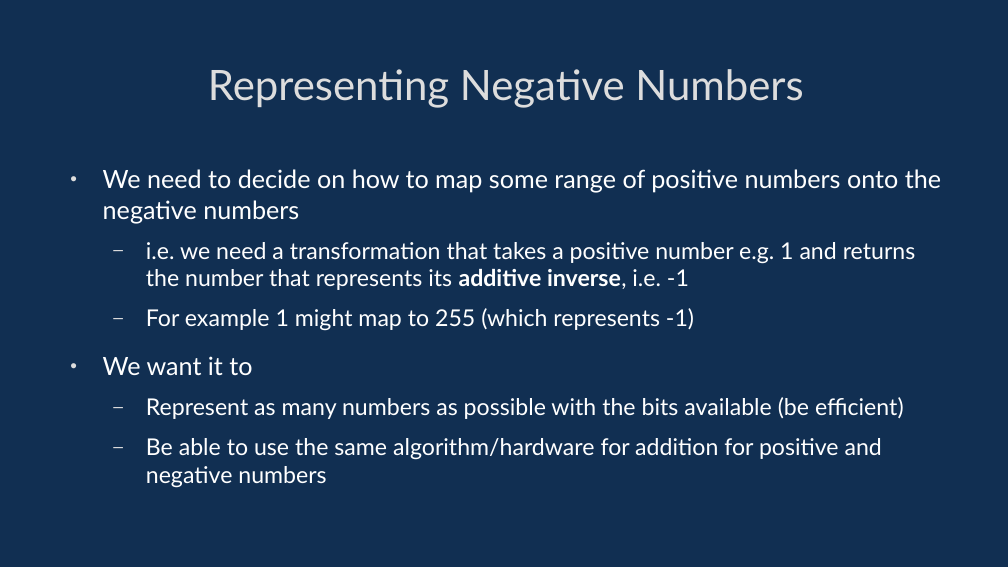
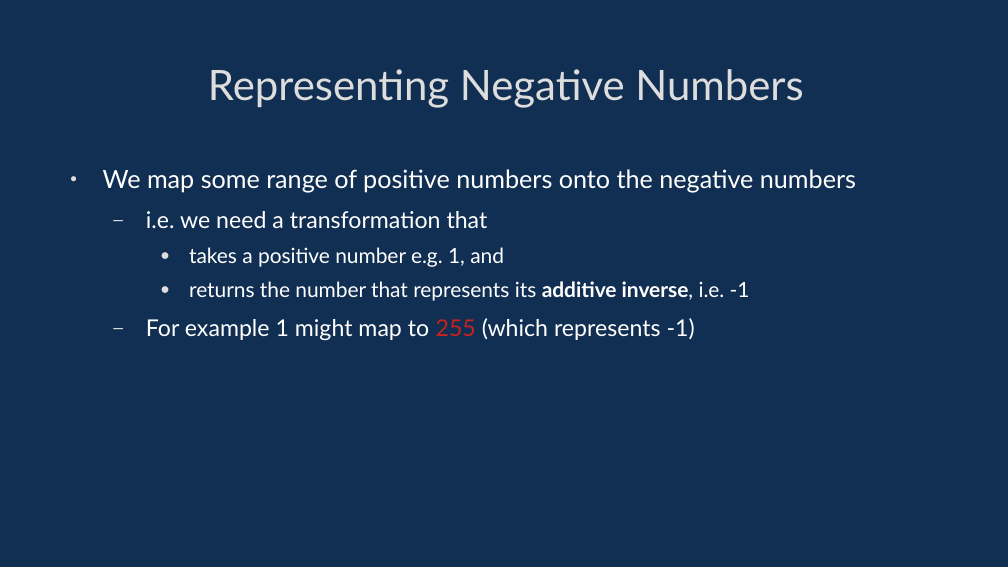
Before and after one commit to davidgundry/maths22-23, a slide deck: slide 52 of slides/maths-3-numerical-systems.odp (slide 45 before the commit). Drawn at 1008x567 pixels with LibreOffice and Linux fonts; fonts in the diff are those of the drawing. Boxes give left, top, right and bottom in pixels: in the first picture for what was removed or moved away, otherwise in the second. Text is boxed around its words. In the diff, an @@ line names an element or a change of style, - is before the commit and + after.

```diff
--- a/slides/maths-3-numerical-systems.odp
+++ b/slides/maths-3-numerical-systems.odp
@@ text at box(103, 169, 856, 301): text changed; size 18.2 to 16.5 pt @@
-• We need to decide on how to map some range of positive numbers onto the negative numbers
-  – i.e. we need a transformation that takes a positive number e.g. 1 and returns the number that represents its additive inverse, i.e. -1
+• We map some range of positive numbers onto the negative numbers
+  – i.e. we need a transformation that
+    ● takes a positive number e.g. 1, and
+    ● returns the number that represents its additive inverse, i.e. -1
@@ text at box(146, 318, 695, 341): text colour #FFFFFF to #C9211E in "255" @@
@@ text at box(103, 356, 904, 488): paragraphs removed @@
-• We want it to
-  – Represent as many numbers as possible with the bits available (be efficient)
-  – Be able to use the same algorithm/hardware for addition for positive and negative numbers
```
Also in this commit, not shown: 31 other slides changed, 8 slides added, 10 other files.
